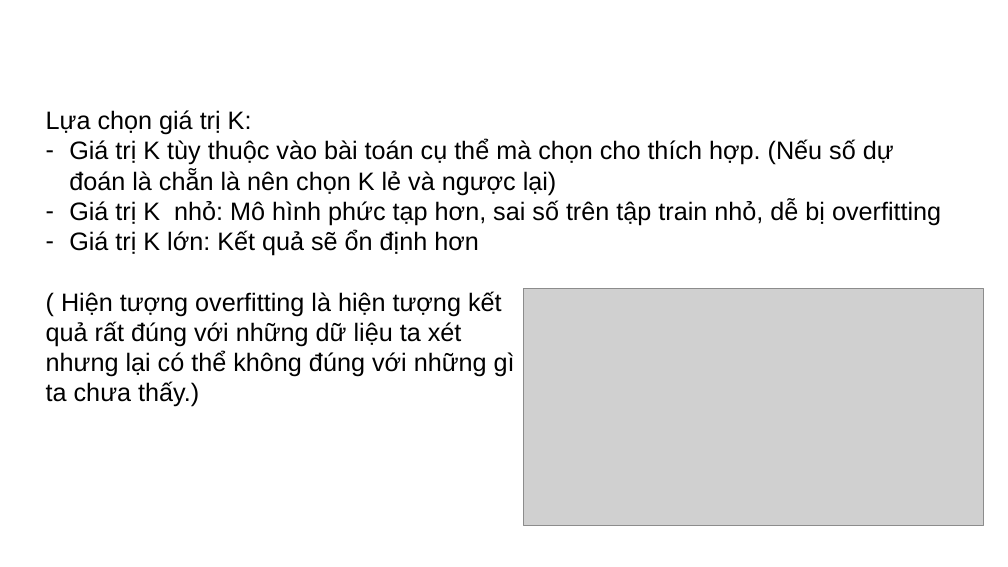
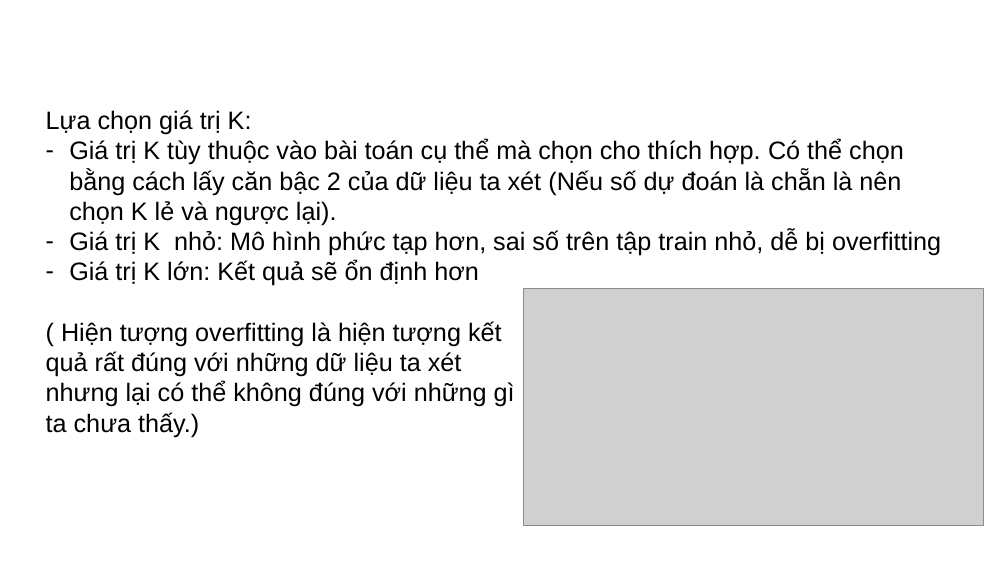
Before and after one commit to doanquocnhan/Credit-Card-Fraud-Detection-Using-KNN, a slide deck: slide 5 of BaoCao_4Tuandau.pptx. Drawn at 1008x567 pixels with LibreOffice and Linux fonts; fonts in the diff are those of the drawing; grey boxes stand for pictures. Boxes give left, top, right and bottom in pixels: in the first picture for what was removed or moved away, otherwise in the second. Text is boxed around its words. In the diff, an @@ line names an element or a change of style, - is before the commit and + after.

```diff
--- a/BaoCao_4Tuandau.pptx
+++ b/BaoCao_4Tuandau.pptx
@@ text at <box>69,139,904,226</box>: text changed @@
-– Giá trị K tùy thuộc vào bài toán cụ thể mà chọn cho thích hợp. (Nếu số dự đoán là chẵn là nên chọn K lẻ và ngược lại)
+– Giá trị K tùy thuộc vào bài toán cụ thể mà chọn cho thích hợp. Có thể chọn bằng cách lấy căn bậc 2 của dữ liệu ta xét (Nếu số dự đoán là chẵn là nên chọn K lẻ và ngược lại).
```
Also in this commit, not shown: 2 other slides changed, 5 slides added.
